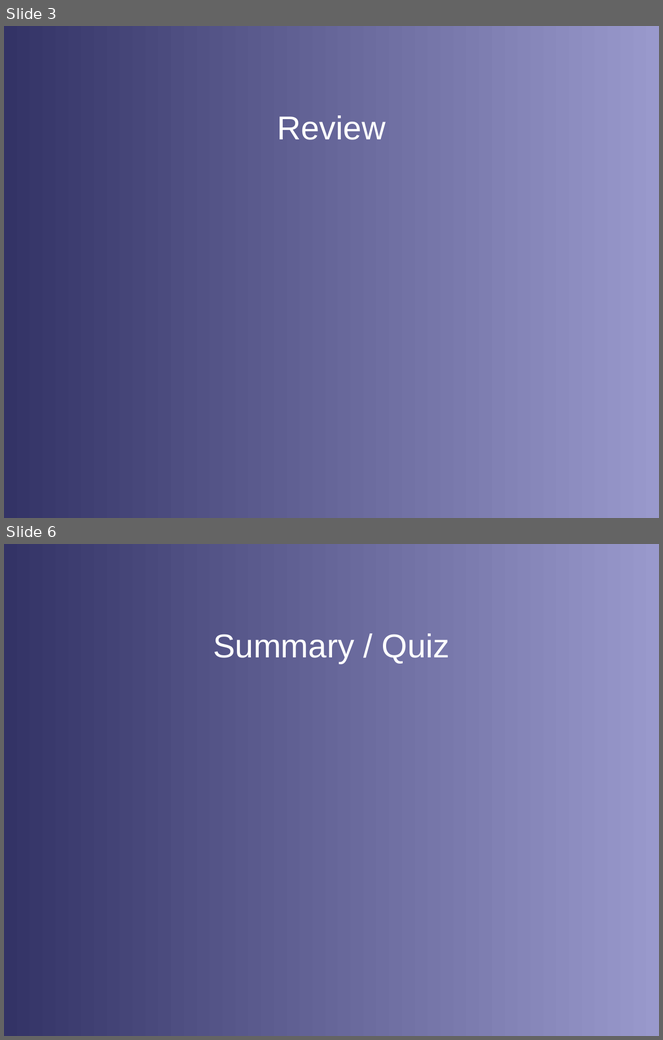
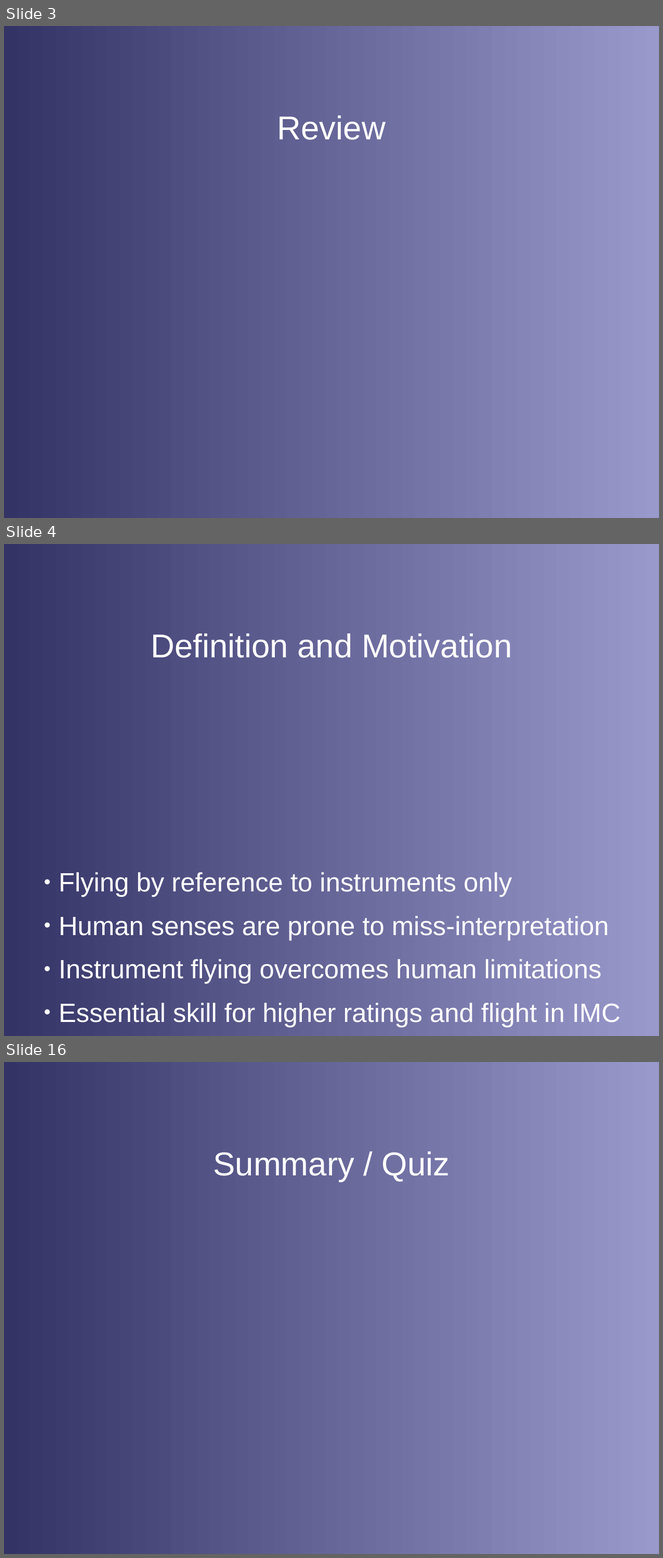
Before and after one commit to stephanheinemann/flight, a slide deck: FI/Instruments/Instruments.odp. Shown one above the other, each under a label of ours: slides 3 and 6 before the commit, slides 3, 4 and 16 after it; the slides between them are not shown. The pictures are 663x1040 and 663x1558 pixels, drawn with LibreOffice and Linux fonts; fonts in the diff are those of the drawing; background and template pictures are left out. Boxes give left, top, right and bottom in pixels: in the first picture for what was removed or moved away, otherwise in the second. Text is boxed around its words. In the diff, an @@ line names an element or a change of style, - is before the commit and + after.

Commit message:
extended instruments presentation

```diff
--- a/FI/Instruments/Instruments.odp
+++ b/FI/Instruments/Instruments.odp
@@ slide 4 added at <box>4,544,659,1036</box>, background gradient #333366 to #9999CC @@
@@ title added at <box>151,633,512,658</box>, 40 pt, text #FFFFFF @@
+Definition and Motivation
@@ text added at <box>59,872,621,1027</box>, 32 pt, text #FFFFFF @@
+● Flying by reference to instruments only
+● Human senses are prone to miss-interpretation
+● Instrument flying overcomes human limitations
+● Essential skill for higher ratings and flight in IMC
@@ what was slide 6 is now slide 16 @@
```
Also in this commit, not shown: 2 slides changed, 10 other slides added, 1 slide removed, 1 other file.
